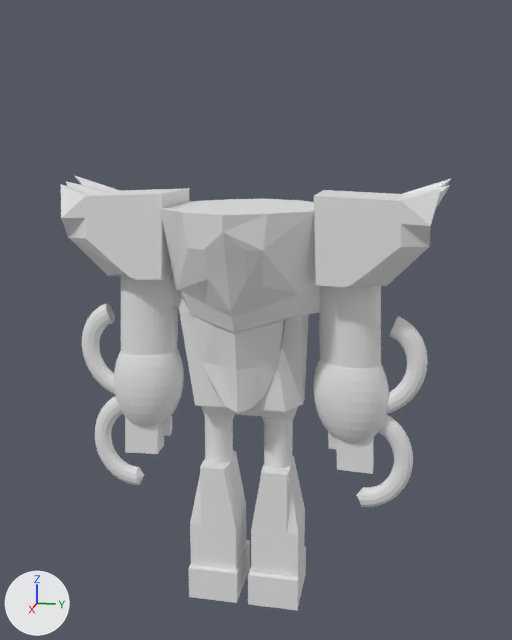
The Blender file Low Poly Design - Neel Pillai.blend: old version first, new version second.
Camera for both pictures: a 50 mm lens placed at (3.423, 0.347, 1.077), pointed at (1.868, 0.036, 0.688). Arrows for +X, +Y and +Z are at lower left; the lights stay in place.

The first picture shows 'Left Arm', 'Left Leg', 'Right Arm', 'Right Leg', 'Torso'.
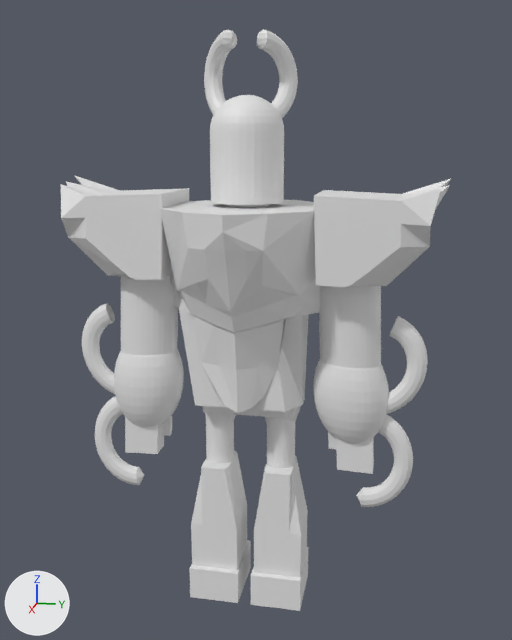
The newer file is also turned or shifted as a whole; pictures and numbers use the older file's frame.

What differs and where, as boxes [x1, y1, x2, y2] in the pictures (512 x 640 px):
'Head', added: after [204, 29, 298, 205]
'Left Leg', moved: before [248, 407, 306, 610]; after [251, 405, 309, 611]
'Right Leg', moved, rescaled, turned: before [188, 406, 250, 603]; after [190, 406, 251, 603]
'Neck', added: after [224, 204, 270, 208]

The change in detail:
Mesh me_torus_002 is new.
It has 939 vertices, 880 faces and spans x -3.22..1.26, y -1.24..1.25, z -0.83..1.74.
Mesh me_sphere_001 is new.
It is a UV sphere (32 segments, 16 rings, poles along z) spanning x -1.0..1.0, y -1.0..1.0, z -1.0..1.0.
Object 'Left Leg' (ob_left_leg) moves from (1.879, 0.091, 0.502) to (1.879, 0.097, 0.502).
Object 'Right Leg' (ob_right_leg) turns from (0, 180, 0) to (0, 0, 0) degrees about x, y and z.
Object 'Right Leg' (ob_right_leg) moves from (1.879, -0.05, 0.502) to (1.879, -0.048, 0.502).
Object 'Right Leg' (ob_right_leg) is rescaled from (0.08, -0.045, 0.08) to (-0.08, -0.045, -0.08).
Object 'Head' (ob_head) is new; it shows me_torus_002.
Its location is (1.873, 0.041, 1.214).
Its rotation in degrees is (45, -90, 0).
Its scale is (0.08, 0.08, 0.08).
Object 'Neck' (ob_neck) is new; it shows me_sphere_001.
Its location is (1.877, 0.018, 0.95).
Its scale is (0.05, 0.05, 0.05).
